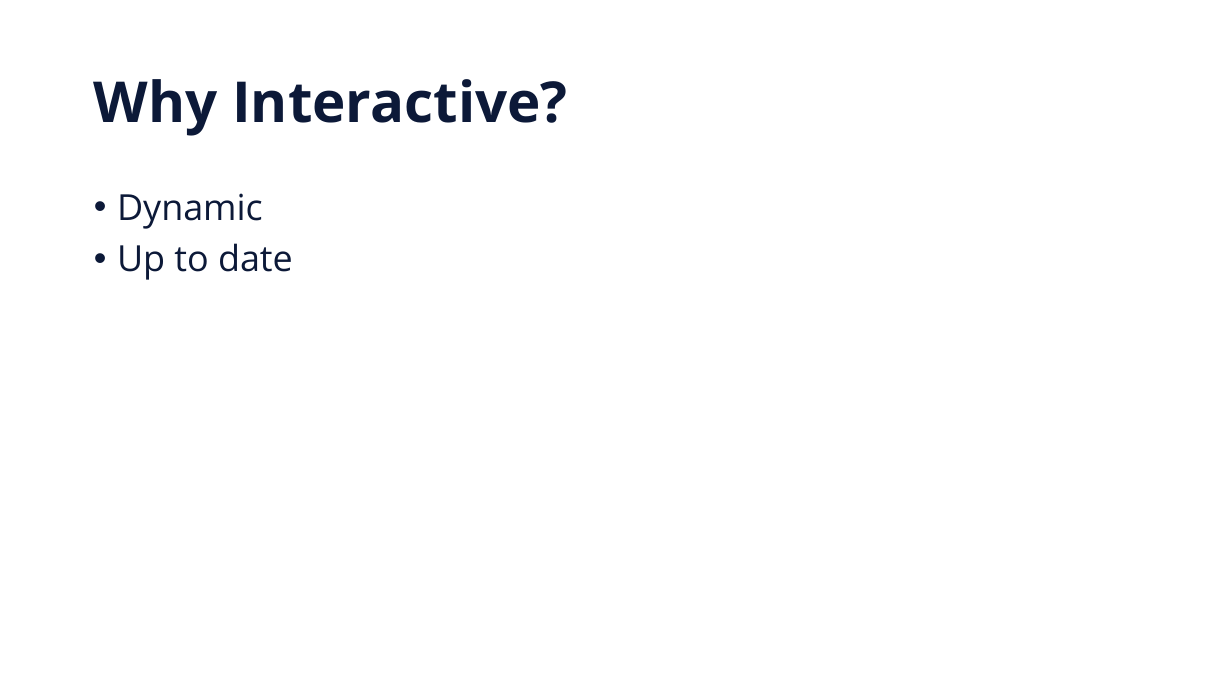
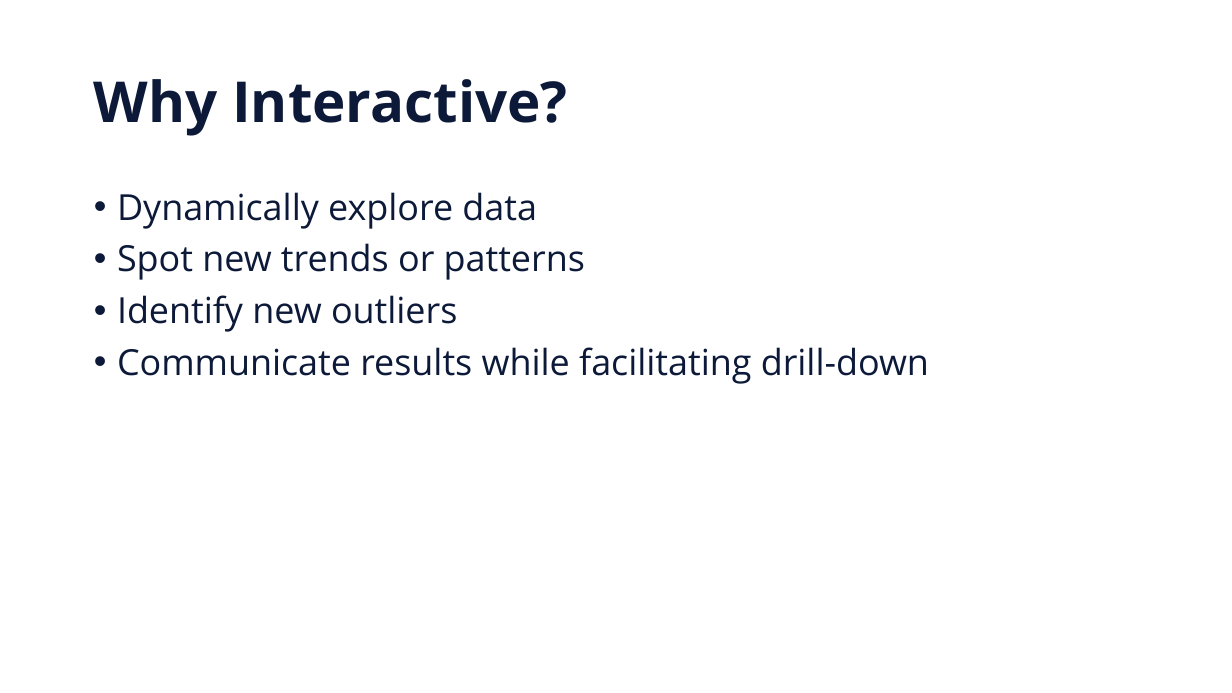
Before and after one commit to russey/interactive_vis, a slide deck: slide 7 of Interactive Visualisation.pptx. Drawn at 1232x693 pixels with LibreOffice and Linux fonts; fonts in the diff are those of the drawing; background and template pictures are left out. Boxes give left, top, right and bottom in pixels: in the first picture for what was removed or moved away, otherwise in the second. Text is boxed around its words. In the diff, an @@ line names an element or a change of style, - is before the commit and + after.

```diff
--- a/Interactive Visualisation.pptx
+++ b/Interactive Visualisation.pptx
@@ text at box(117, 192, 929, 384): text changed @@
-• Dynamic
-• Up to date
+• Dynamically explore data
+• Spot new trends or patterns
+• Identify new outliers
+• Communicate results while facilitating drill-down
```
Also in this commit, not shown: 7 other slides changed, 3 slides added, 6 slides removed.
